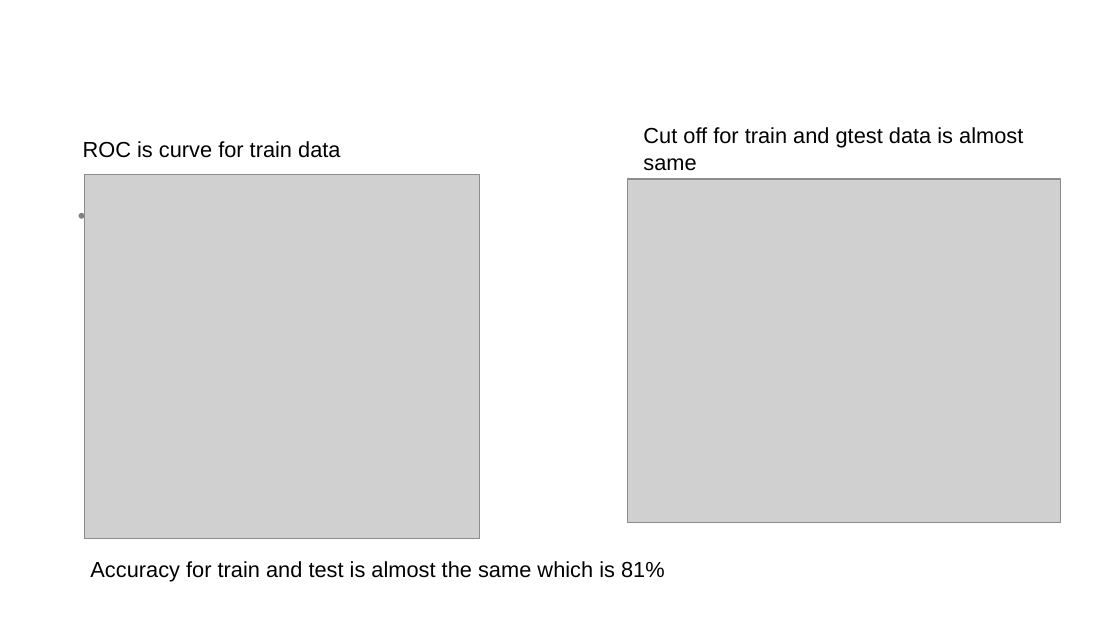
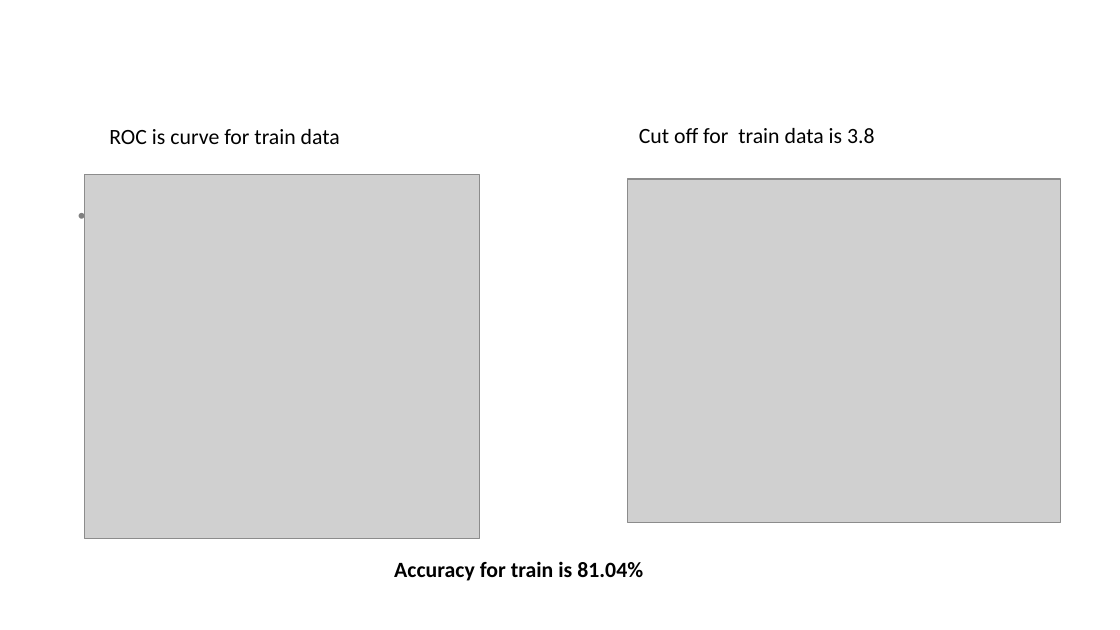
Before and after one commit to Jasmineqqqqq/lead_score_assignment, a slide deck: slide 9 of PPT_assignment.pptx. Drawn at 1120x630 pixels with LibreOffice and Linux fonts; fonts in the diff are those of the drawing; grey boxes stand for pictures; background and template pictures are left out. Boxes give left, top, right and bottom in pixels: in the first picture for what was removed or moved away, otherwise in the second. Text is boxed around its words. In the diff, an @@ line names an element or a change of style, - is before the commit and + after.

```diff
--- a/PPT_assignment.pptx
+++ b/PPT_assignment.pptx
@@ text "ROC is curve for train ...": place and size @@
-text "ROC is curve for train ..." at [83, 141, 340, 158]
+text "ROC is curve for train ..." at [109, 129, 340, 144]
@@ text "ROC is curve for train ..." at [109, 129, 340, 144]: font Arial to Calibri @@
@@ text at [639, 128, 875, 143]: text changed; font Arial to Calibri @@
-Cut off for train and gtest data is almost same
+Cut off for train data is 3.8
@@ text at [394, 561, 643, 581]: text changed; font Arial to Calibri; bold on @@
-Accuracy for train and test is almost the same which is 81%
+Accuracy for train is 81.04%
```
Also in this commit, not shown: 2 other slides changed, 2 slides added, 4 other files.
